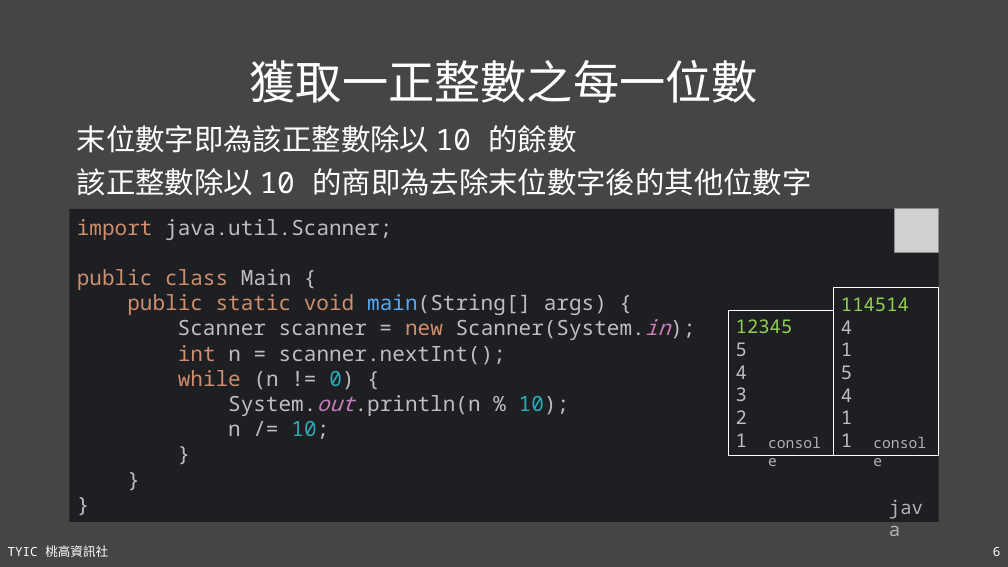
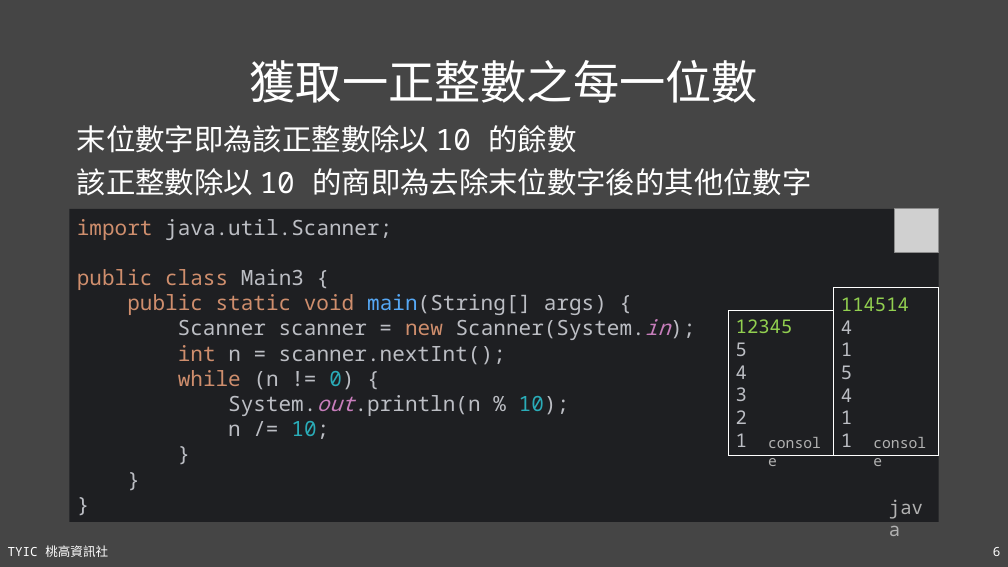
Before and after one commit to TYSHIC/slides, a slide deck: slide 6 of ppt/90_基礎資料結構與演算法.pptx. Drawn at 1008x567 pixels with LibreOffice and Linux fonts; fonts in the diff are those of the drawing; grey boxes stand for pictures. Boxes give left, top, right and bottom in pixels: in the first picture for what was removed or moved away, otherwise in the second. Text is boxed around its words. In the diff, an @@ line names an element or a change of style, - is before the commit and + after.

```diff
--- a/ppt/90_基礎資料結構與演算法.pptx
+++ b/ppt/90_基礎資料結構與演算法.pptx
@@ text in rectangle at box(77, 219, 670, 439): text changed @@
-import java.util.Scanner;
-public class Main {
-public static void main(String[] args) {
-Scanner scanner = new Scanner(System.in);
-int n = scanner.nextInt();
-while (n != 0) {
-System.out.println(n % 10);
-n /= 10;
-}
-}
-}
+import java.util.Scanner;
+public class Main3 {
+public static void main(String[] args) {
+Scanner scanner = new Scanner(System.in);
+int n = scanner.nextInt();
+while (n != 0) {
+System.out.println(n % 10);
+n /= 10;
+}
+}
+}
```
Also in this commit, not shown: 2 other slides changed, 7 slides added, 10 other files.
